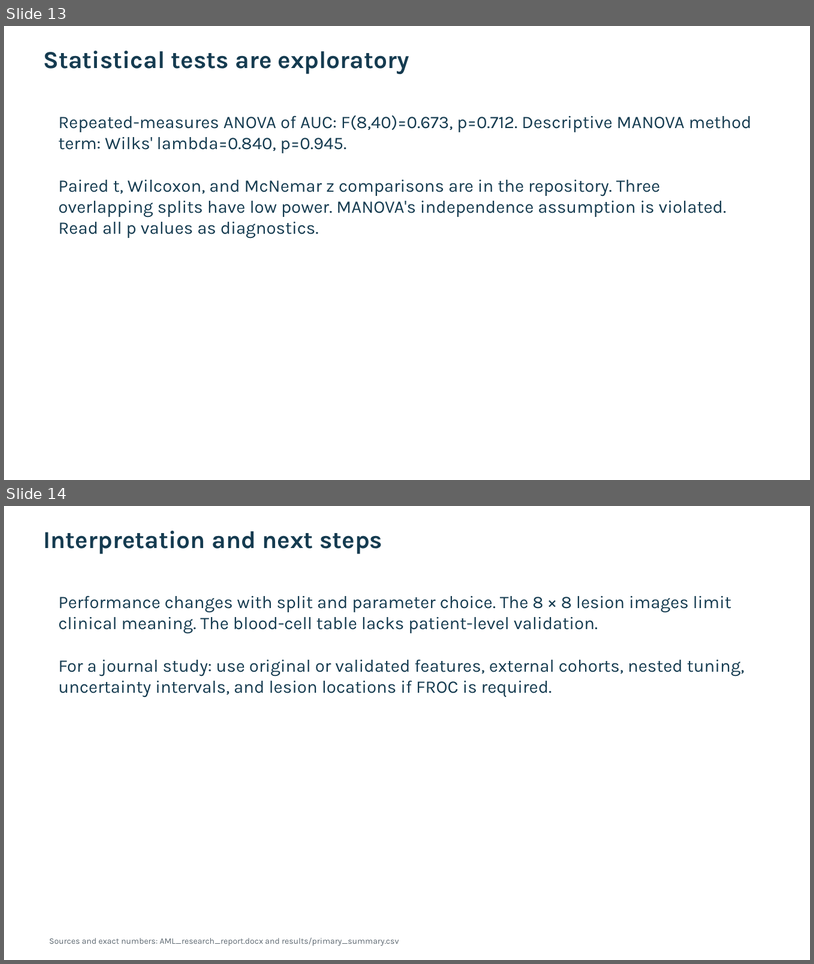
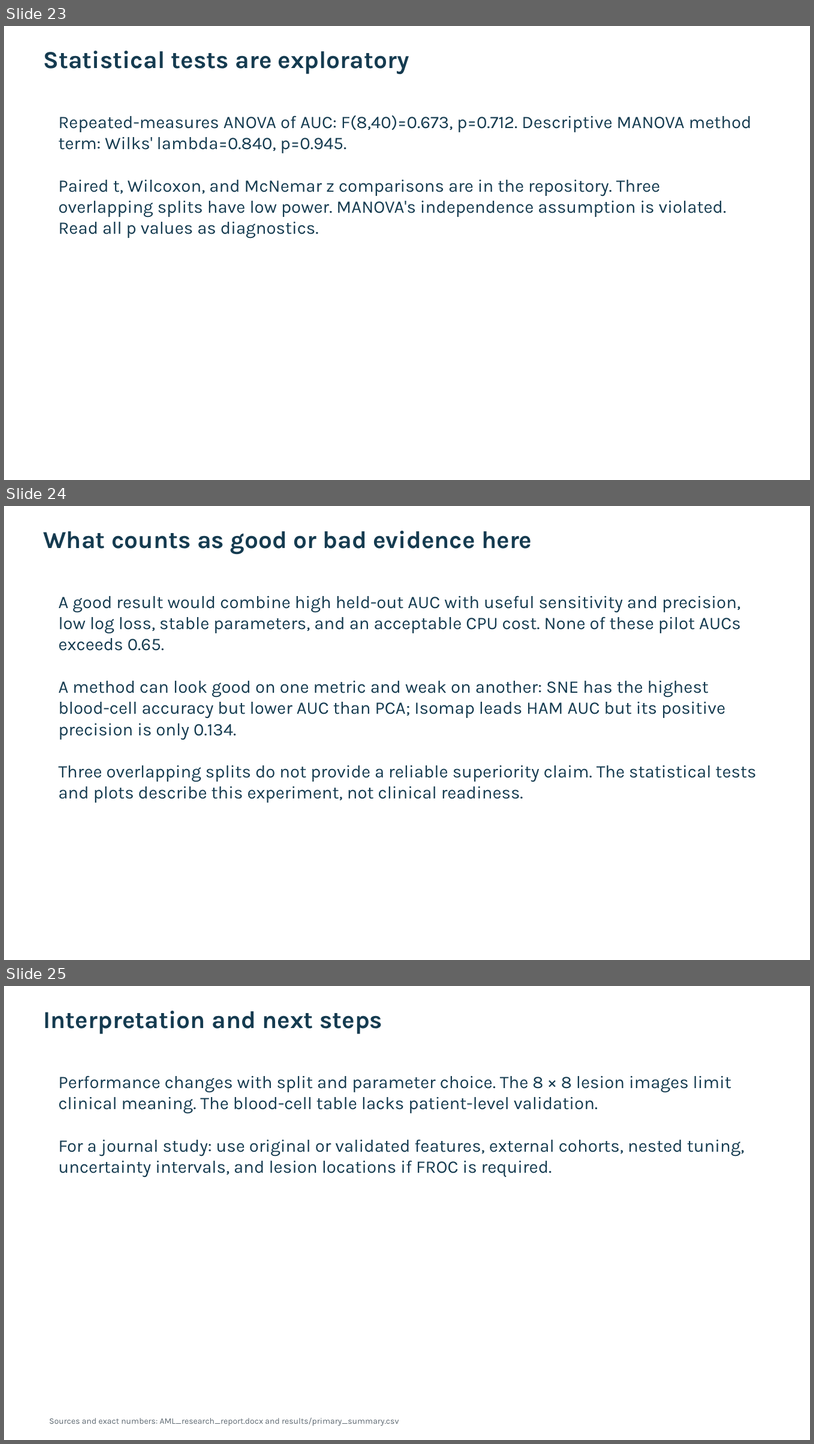
Before and after one commit to Gamila-Elfayoumi/comparing-classification-methods, a slide deck: deliverables/AML_presentation.pptx. Shown one above the other, each under a label of ours: slides 13 and 14 before the commit, slides 23, 24 and 25 after it. The pictures are 814x964 and 814x1444 pixels, drawn with LibreOffice and Linux fonts; fonts in the diff are those of the drawing. Boxes give left, top, right and bottom in pixels: in the first picture for what was removed or moved away, otherwise in the second. Text is boxed around its words. In the diff, an @@ line names an element or a change of style, - is before the commit and + after.

Commit message:
Expand method explanations and interpretation in research deliverables

```diff
--- a/deliverables/AML_presentation.pptx
+++ b/deliverables/AML_presentation.pptx
@@ slide 24 added at (x1=4, y1=506, x2=810, y2=960), background #FFFFFF @@
@@ text added at (x1=43, y1=531, x2=532, y2=555), 29 pt, text #153B50, bold @@
+What counts as good or bad evidence here
@@ text added at (x1=59, y1=595, x2=756, y2=802), 21 pt, text #153B50 @@
+A good result would combine high held-out AUC with useful sensitivity and precision, low log loss, stable parameters, and an acceptable CPU cost. None of these pilot AUCs exceeds 0.65.
+A method can look good on one metric and weak on another: SNE has the highest blood-cell accuracy but lower AUC than PCA; Isomap leads HAM AUC but its positive precision is only 0.134.
+Three overlapping splits do not provide a reliable superiority claim. The statistical tests and plots describe this experiment, not clinical readiness.
@@ what was slide 13 is now slide 23 @@
@@ what was slide 14 is now slide 25 @@
```
Also in this commit, not shown: 10 other slides added, 2 other files.
